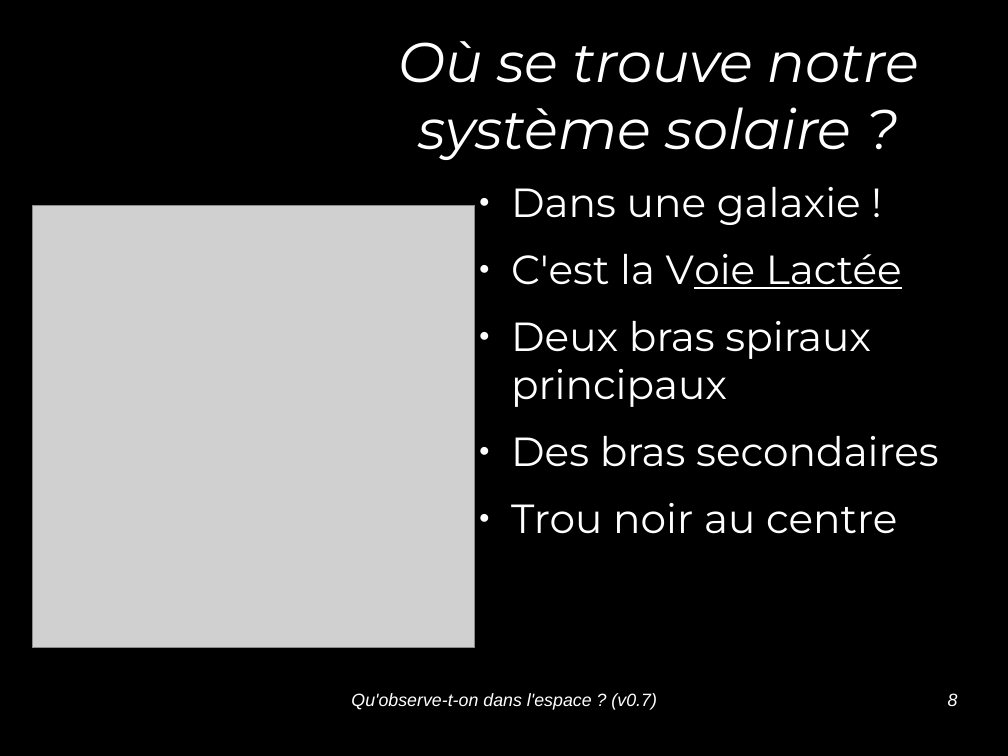
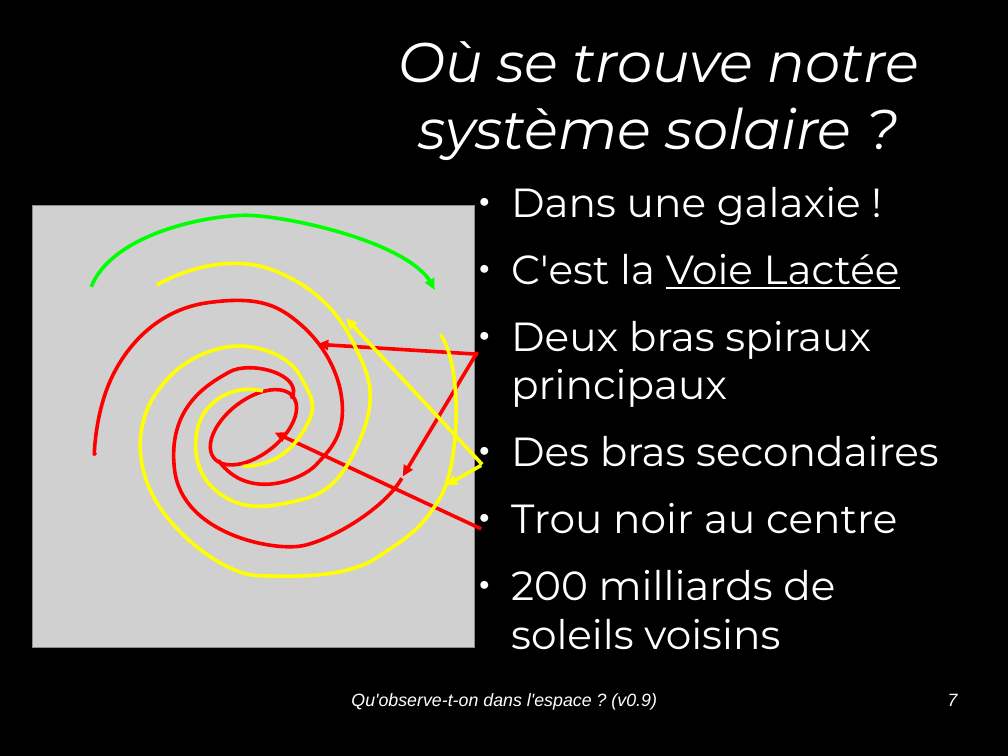
Before and after one commit to jcarnu/qf-astro, a slide deck: slide 7 of Ressources/Presentations/Qu_observe-t-on_dans_l_espace.odp (slide 8 before the commit). Drawn at 1008x756 pixels with LibreOffice and Linux fonts; fonts in the diff are those of the drawing; grey boxes stand for pictures; background and template pictures are left out. Boxes give left, top, right and bottom in pixels: in the first picture for what was removed or moved away, otherwise in the second. Text is boxed around its words. In the diff, an @@ line names an element or a change of style, - is before the commit and + after.

```diff
--- a/Ressources/Presentations/Qu_observe-t-on_dans_l_espace.odp
+++ b/Ressources/Presentations/Qu_observe-t-on_dans_l_espace.odp
@@ freeform shape added at [91, 215, 434, 289], outline #00FF00 2.83 pt @@
@@ text at [511, 254, 900, 289]: underline on in "Voie" @@
@@ group added at [94, 301, 478, 547]: 2 freeform shapes, 2 arrows @@
@@ ellipse added at [196, 375, 310, 480], outline #FF0000 2.83 pt @@
@@ arrow added from (481, 529) to (275, 433), #FF0000 2.83 pt @@
@@ group added at [140, 263, 482, 576]: 2 freeform shapes, 2 arrows @@
@@ text at [511, 570, 835, 650]: paragraph added @@
+● 200 milliards de soleils voisins
@@ text at [351, 693, 656, 710]: text changed @@
-Qu'observe-t-on dans l'espace ? (v0.7)
+Qu'observe-t-on dans l'espace ? (v0.9)
@@ page number at [948, 693, 958, 706]: text changed @@
-8
+7
```
Also in this commit, not shown: 12 other slides changed, 1 slide added, 2 slides removed, 10 other files.
